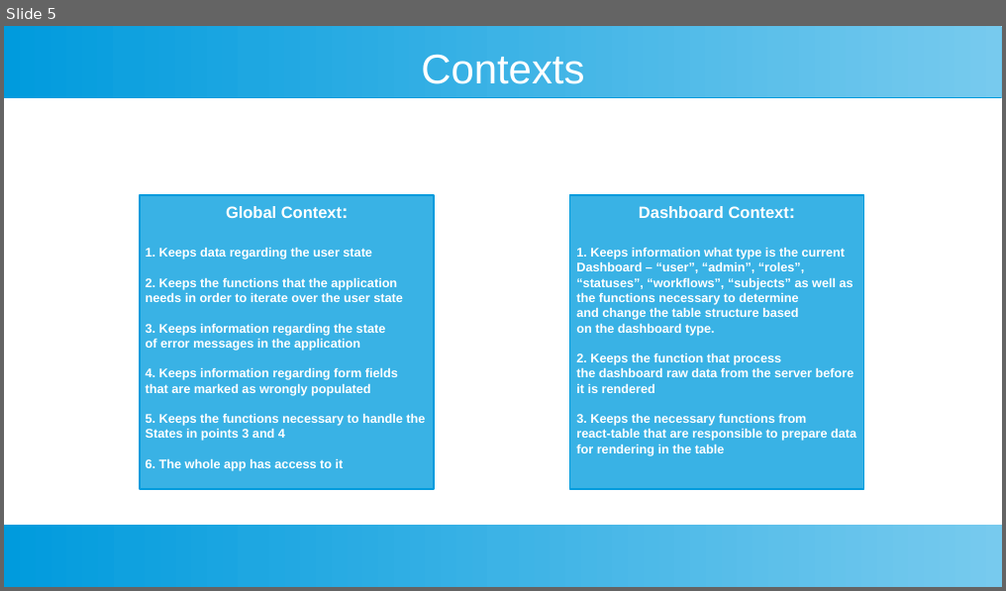
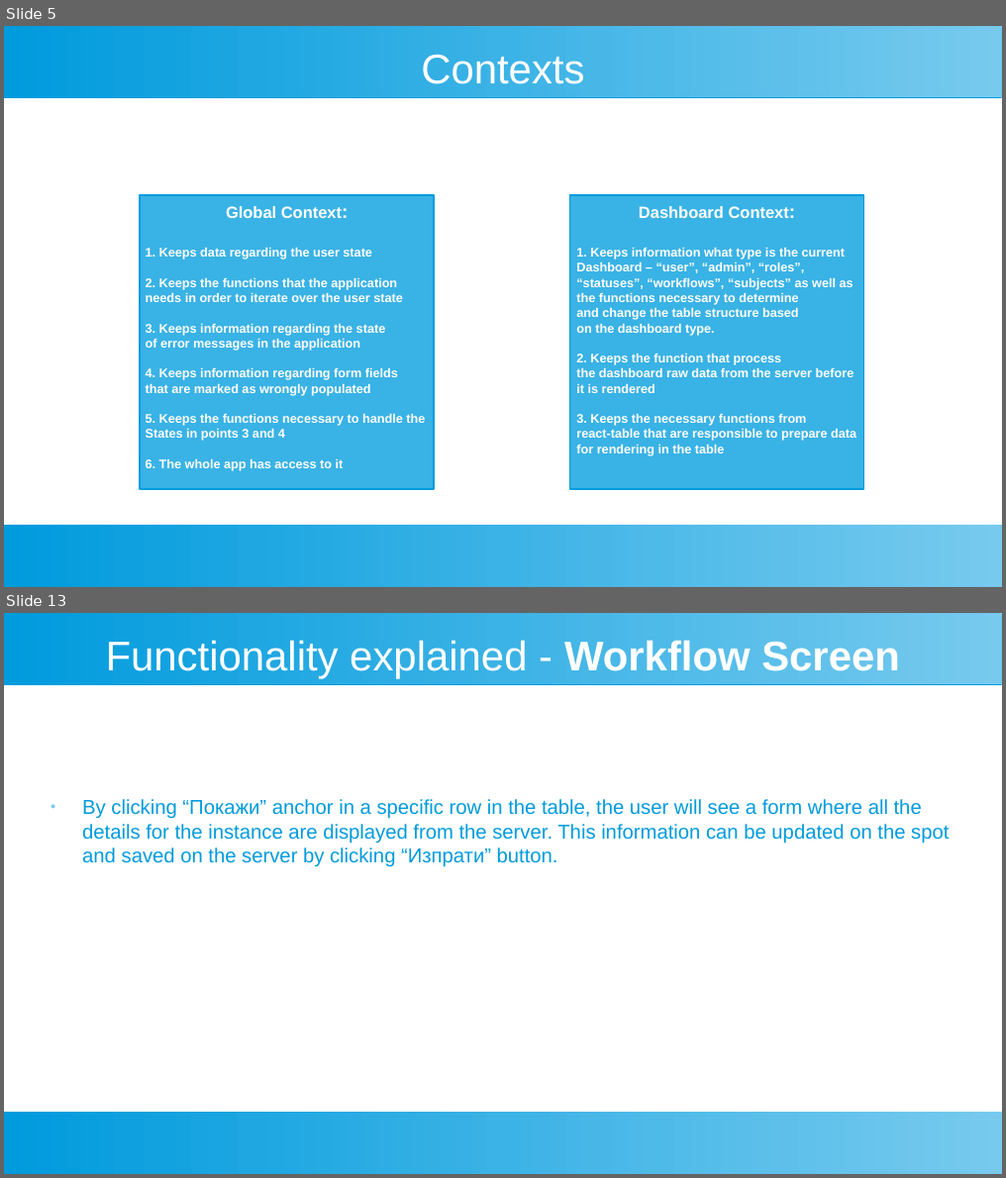
Before and after one commit to nikolaydimov83/Workflow-BPM-Front-End-Lit-HTML, a slide deck: ProjectPresentation.odp. Shown one above the other, each under a label of ours: slide 5 before the commit, slides 5 and 13 after it; the slides between them are not shown. The pictures are 1006x591 and 1006x1178 pixels, drawn with LibreOffice and Linux fonts; fonts in the diff are those of the drawing. Boxes give left, top, right and bottom in pixels: in the first picture for what was removed or moved away, otherwise in the second. Text is boxed around its words. In the diff, an @@ line names an element or a change of style, - is before the commit and + after.

```diff
--- a/ProjectPresentation.odp
+++ b/ProjectPresentation.odp
@@ slide 13 added at bbox=[4, 613, 1002, 1174], background #FFFFFF; not listed: 2 template elements that a slide beside it also shows @@
@@ title added at bbox=[106, 640, 900, 679], 33 pt, text #FFFFFF @@
+Functionality explained - Workflow Screen
@@ text added at bbox=[82, 799, 948, 867], 16 pt, text #009BDD @@
+● By clicking “Покажи” anchor in a specific row in the table, the user will see a form where all the details for the instance are displayed from the server. This information can be updated on the spot and saved on the server by clicking “Изпрати” button.
```
Also in this commit, not shown: 10 slides changed, 1 other slide added.
